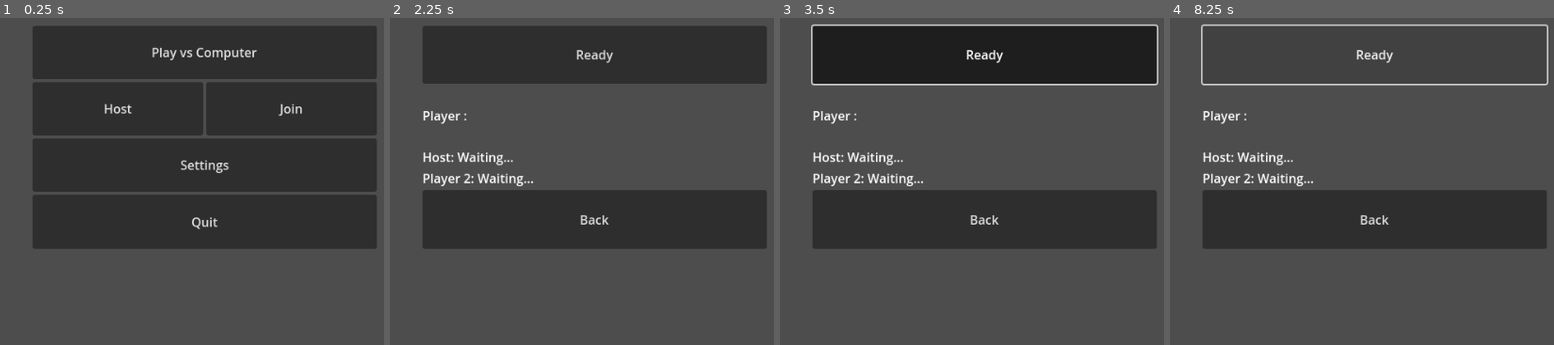
Above: before the commit, frames 1-4 (left to right).
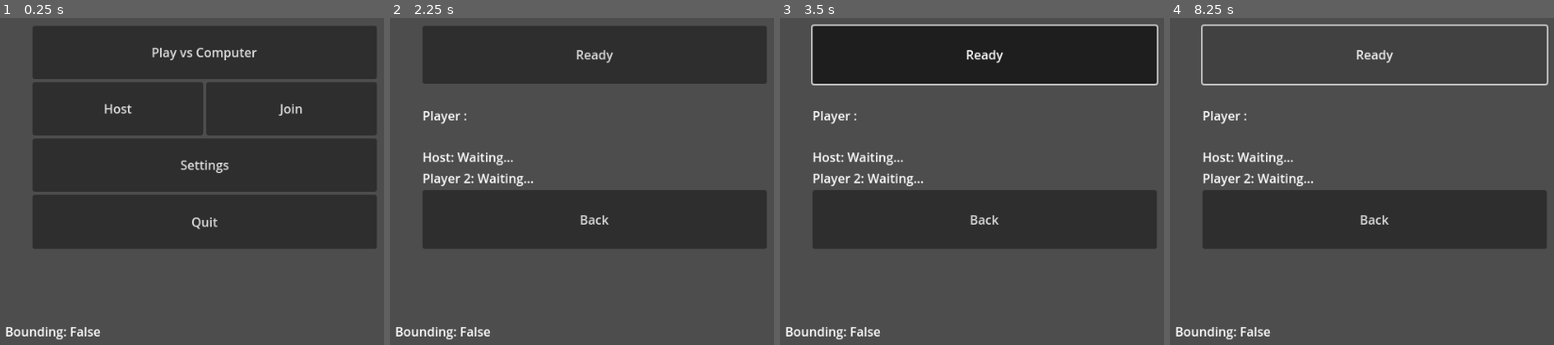
Above: after the commit, the same moments.

Repository: Matty-H/revolvernoir
Game: Godot game, scene res://scenes/start_menu.tscn
The game is run twice, just before and just after one commit, with the same random seed, the same clock (stepped at 60 frames per second) and the same inputs. The engine's default icon, where the game draws it, is replaced by a stand-in: a white triangle on a blue panel in a dark square.
Inputs (mouse positions are in pixels of both pictures, inside the frame that each line leads up to):
- Up to frame 1 (0.25 s): no input
- Up to frame 2 (2.25 s): click "Host" at 0.5 s; click "Back" at 1.25 s; click "Join" at 2 s
- Up to frame 3 (3.5 s): click "Ready" at 2.75 s
- Up to frame 4 (8.25 s): click "Ready" at 3.5 s; click "Ready" at 4.25 s; tap Enter at 5, 6.5, 8 s; move the mouse to (outside the picture) at 5.02 s; tap Space at 5.75, 7.25 s; move the mouse to (outside the picture) at 5.77 s; move the mouse to (outside the picture) at 6.52 s; move the mouse to (1354, 119) at 7.27 s; move the mouse to (1500, 83) at 8.02 s

The runs differ from the first frame. In frame 1, 0.4% of the frame differs, in the area x 1-26%, y 94-99%; in frame 2, 0.4%; in frame 3, 0.4%; in frame 4, 0.4%.
Error before the commit: Invalid call. Nonexistent function 'listen' in base 'PacketPeerUDP'. (res://scenes/lobby.gd:67)
Error after the commit: Invalid access to property or key '0' on a base object of type 'Dictionary'. (res://scenes/server.gd:196)

Commit message:
buggy but auto local peer discovery is working

Diff:
--- a/scenes/lobby.gd
+++ b/scenes/server.gd
@@ -1,25 +1,35 @@
 extends Node
 
-@onready var player_1_label: Label = $Player1
-@onready var player_2_label: Label = $Player2
-@onready var lobby: VBoxContainer = $"."
-@onready var start_menu: VBoxContainer = $"../Start_menu"
-
-var udp_server = PacketPeerUDP.new()
+@onready var server: Node = $"."
+@onready var player_1_label: Label = %Player1
+@onready var player_2_label: Label = %Player2
+@onready var lobby: VBoxContainer = %Lobby
+@onready var start_menu: VBoxContainer = %Start_menu
+@onready var bounding: Label = $Bounding
 
 # Signals
-signal player_connected(peer_id, player_info)
+signal player_connected(peer_id, room_info)
 signal player_disconnected(peer_id)
 signal server_disconnected
+signal found_server
+signal server_removed
 
 # Network Constants
 const PORT = 7000
 const MAX_CONNECTIONS = 2
 
 # Variables
+var broadcastTimer : Timer
+var broadcaster : PacketPeerUDP
+var listener : PacketPeerUDP
+var peer = ENetMultiplayerPeer
+
+@export var listenPort : int = PORT
+@export var broadcastPort : int = listenPort+1
+
 var server_ip = "127.0.0.1"
 var players = {}  # Player info for every connected player
-var player_info = {
+var room_info = {
 	"name": "",
 	"ip_address": "",
 	"is_ready": false
@@ -27,21 +37,56 @@
 var players_loaded = 0
 
 func _process(delta):
-	while udp_server.get_available_packet_count() > 0:
-		var packet = udp_server.get_packet().get_string_from_utf8()
-		var sender_ip = udp_server.get_packet_ip()
-		var sender_port = udp_server.get_packet_port()
-		print("Reçu depuis ", sender_ip, ":", sender_port, " -> ", packet)
-
-		if packet == "ping":
-			udp_server.set_send_address(sender_ip, sender_port)
-			udp_server.put_packet("pong".to_utf8_buffer())
+	if listener.get_available_packet_count() >  0:
+		var serverip = listener.get_packet_ip()
+		var serverport = listener.get_packet_port()
+		var bytes = listener.get_packet()
+		var data = bytes.get_string_from_ascii()
+		var roomInfo = JSON.parse_string(data)
+
+		print("Server Ip: " + serverip + "Server Port: " + str(serverport))
+
 
 func _ready():
-	player_info.ip_address = _get_self_local_ip()
-	player_info.name = _get_name()
+	broadcastTimer = $BroadcastTimer
+
+	listener = PacketPeerUDP.new()
+	if listener.bind(listenPort) == OK:
+		print("Find port to " + str(listenPort))
+		bounding.text = "Bounding: True"
+	else:
+		print("Failed to find")
+		bounding.text = "Bounding: False"
+
+
+
+	room_info.ip_address = _get_self_local_ip()
+	room_info.name = _get_name()
 	_connect_signals()
 	_reset_labels()
+
+func setUpBroadcast():
+	broadcaster = PacketPeerUDP.new()
+	broadcaster.set_broadcast_enabled(true)
+	broadcaster.set_dest_address('192.168.1.255', listenPort)
+	if broadcaster.bind(broadcastPort) == OK:
+		print("Bounded to " + str(broadcastPort))
+	else:
+		print("Failed to bound")
+	$BroadcastTimer.start()
+
+func _on_broadcast_timer_timeout() -> void:
+	print("Currenlty opened server")
+	var data = JSON.stringify(room_info)
+	var packet = data.to_ascii_buffer()
+	broadcaster.put_packet(packet)
+	pass # Replace with function body.
+
+func cleanUpUDP():
+	listener.close()
+	$BroadcastTimer.stop()
+	if broadcaster != null:
+		broadcaster.close()
 
 func _get_name() -> String:
 	# Essaye différentes méthodes pour obtenir le nom de la machine
@@ -56,19 +101,15 @@
 			OS.execute("hostname", [], output)
 		else:  # Linux/Mac
 			OS.execute("hostname", [], output)
-
 		if output.size() > 0:
 			return output[0].strip_edges()
-
 		return "Dummy"
 
 # --- Hosting and Joining Functions ---
 func host_game():
-	udp_server.listen(PORT)
-	print("Serveur en écoute sur le port ", PORT)
 	server_ip = _get_self_local_ip()
-	print("Hosted on ", server_ip)
-	var peer = ENetMultiplayerPeer.new()
+	print("Hosted on ", server_ip +":"+ str(PORT))
+	peer = ENetMultiplayerPeer.new()
 	var error = peer.create_server(PORT, MAX_CONNECTIONS)
 	if error:
 		return error
@@ -76,12 +117,11 @@
 	_add_local_player(1)
 
 func join_game():
-	var address = _find_local_server()
-	#var address = "192.168.1.11"
+	var address = "192.168.1.215"
 	if address.is_empty():
 		print("No server found.")
 		return
-	var peer = ENetMultiplayerPeer.new()
+	peer = ENetMultiplayerPeer.new()
 	var error = peer.create_client(address, PORT)
 	if error != OK:
 		print("Failed to connect to server.")
@@ -90,13 +130,13 @@
 
 # --- Signal Handlers ---
 func _on_player_connected(id):
-	_register_player.rpc_id(id, player_info)
+	_register_player.rpc_id(id, room_info)
 
 @rpc("any_peer", "reliable")
-func _register_player(new_player_info):
+func _register_player(new_room_info):
 	var new_player_id = multiplayer.get_remote_sender_id()
-	players[new_player_id] = new_player_info
-	player_connected.emit(new_player_id, new_player_info)
+	players[new_player_id] = new_room_info
+	player_connected.emit(new_player_id, new_room_info)
 	_update_labels()
 
 func _on_player_disconnected(id):
@@ -119,8 +159,8 @@
 	multiplayer.connection_failed.connect(_on_connected_fail)
 
 func _add_local_player(peer_id):
-	players[peer_id] = player_info
-	player_connected.emit(peer_id, player_info)
+	players[peer_id] = room_info
+	player_connected.emit(peer_id, room_info)
 
 func _update_ready_status(player_id, status):
 	# Met à jour seulement le statut ready dans les labels existants
@@ -135,45 +175,6 @@
 			if address.begins_with("192.168.1."):
 				return address
 	return ""
-
-func _find_local_server() -> String:
-	var base_ip = "192.168.1."
-	var range_start = 10
-	var range_end = 12
-	var port = PORT
-
-	var udp_server = UDPServer.new()
-	udp_server.listen(port)
-
-	for i in range(range_start, range_end + 1):
-		var ip_to_test = base_ip + str(i)
-		print("Test de l'adresse IP : ", ip_to_test)
-
-		# Envoyer un message au serveur à tester
-		var udp_client = PacketPeerUDP.new()
-		udp_client.connect_to_host(ip_to_test, port)
-		udp_client.put_packet("ping".to_utf8_buffer())  # Envoyer un message de test
-
-		# Attendre une réponse du serveur
-		var timeout = 1.0  # Temps maximum pour attendre une réponse (en secondes)
-		var start_time = Time.get_ticks_usec() / 1000  # Utiliser `get_ticks_usec` pour une précision correcte
-		while Time.get_ticks_usec() / 1000 - start_time < timeout * 1000:
-			if udp_server.is_connection_available():
-				var peer = udp_server.take_connection()
-				if peer:
-					var response = peer.get_packet()
-					var response_str = response.get_string_from_utf8()
-					print("Réponse reçue depuis : ", ip_to_test, " - ", response_str)
-					if response_str == "pong":  # Vérifier si la réponse est valide
-						udp_server.close()
-						udp_client.close()
-						return ip_to_test
-
-		udp_client.close()
-
-	print("Aucun serveur trouvé dans la plage.")
-	return ""
-
 
 # --- Game Scene Management ---
 @rpc("call_local", "reliable")
--- a/scenes/start_menu.gd
+++ b/scenes/start_menu.gd
@@ -7,6 +7,7 @@
 @onready var multiplayer_spawner: MultiplayerSpawner = $MultiplayerSpawner
 @onready var host: Button = $Start_menu/HBoxContainer/Host
 @onready var join: Button = $Start_menu/HBoxContainer/Join
+@onready var server: Node = $Server
 
 func _on_play_pressed() -> void:
 	lobby.visible = false
@@ -23,18 +24,20 @@
 func _on_host_pressed() -> void:
 	start_menu.visible = false
 	lobby.visible = true
-	lobby.host_game()
+	server.host_game()
+	server.setUpBroadcast()
 
 func _on_join_pressed():
 	start_menu.visible = false
 	lobby.visible = true
-	lobby.join_game()
+	server.join_game()
 
 func _on_back_pressed() -> void:
-	lobby.leave_lobby()
+	server.leave_lobby()
+	server.cleanUpUDP()
 
 func _on_ready_pressed() -> void:
-	lobby.player_ready()
+	server.player_ready()
 	#lobby.print_hello.rpc()
 
 @rpc("any_peer")
--- a/scenes/start_menu.tscn
+++ b/scenes/start_menu.tscn
@@ -2,7 +2,7 @@
 
 [ext_resource type="Script" path="res://scenes/start_menu.gd" id="1_vt67u"]
 [ext_resource type="PackedScene" uid="uid://d1j2gpd63dy0y" path="res://scenes/player.tscn" id="2_gc6ul"]
-[ext_resource type="Script" path="res://scenes/lobby.gd" id="3_h56wk"]
+[ext_resource type="Script" path="res://scenes/server.gd" id="3_uw48u"]
 
 [node name="Control" type="Control"]
 layout_mode = 3
@@ -14,6 +14,18 @@
 script = ExtResource("1_vt67u")
 player_scene = ExtResource("2_gc6ul")
 
+[node name="Server" type="Node" parent="."]
+script = ExtResource("3_uw48u")
+
+[node name="BroadcastTimer" type="Timer" parent="Server"]
+
+[node name="Bounding" type="Label" parent="Server"]
+offset_left = 15.0
+offset_top = 931.0
+offset_right = 98.0
+offset_bottom = 954.0
+text = "Bounding: "
+
 [node name="MultiplayerSpawner" type="MultiplayerSpawner" parent="."]
 _spawnable_scenes = PackedStringArray("res://scenes/interface.tscn")
 spawn_path = NodePath("../level")
@@ -22,6 +34,7 @@
 anchors_preset = 0
 
 [node name="Start_menu" type="VBoxContainer" parent="."]
+unique_name_in_owner = true
 layout_mode = 1
 anchors_preset = 12
 anchor_top = 1.0
@@ -44,26 +57,31 @@
 size_flags_vertical = 3
 
 [node name="Host" type="Button" parent="Start_menu/HBoxContainer"]
+unique_name_in_owner = true
 layout_mode = 2
 size_flags_horizontal = 3
 text = "Host"
 
 [node name="Join" type="Button" parent="Start_menu/HBoxContainer"]
+unique_name_in_owner = true
 layout_mode = 2
 size_flags_horizontal = 3
 text = "Join"
 
 [node name="Settings" type="Button" parent="Start_menu"]
+unique_name_in_owner = true
 layout_mode = 2
 size_flags_vertical = 3
 text = "Settings"
 
 [node name="Quit" type="Button" parent="Start_menu"]
+unique_name_in_owner = true
 layout_mode = 2
 size_flags_vertical = 3
 text = "Quit"
 
 [node name="Lobby" type="VBoxContainer" parent="."]
+unique_name_in_owner = true
 visible = false
 layout_mode = 1
 anchors_preset = 12
@@ -76,7 +94,6 @@
 offset_bottom = -123.0
 grow_horizontal = 2
 grow_vertical = 0
-script = ExtResource("3_h56wk")
 
 [node name="Ready" type="Button" parent="Lobby"]
 layout_mode = 2
@@ -90,9 +107,11 @@
 text = "Player :"
 
 [node name="Player1" type="Label" parent="Lobby"]
+unique_name_in_owner = true
 layout_mode = 2
 
 [node name="Player2" type="Label" parent="Lobby"]
+unique_name_in_owner = true
 layout_mode = 2
 
 [node name="Back" type="Button" parent="Lobby"]
@@ -100,6 +119,7 @@
 size_flags_vertical = 3
 text = "Back"
 
+[connection signal="timeout" from="Server/BroadcastTimer" to="Server" method="_on_broadcast_timer_timeout"]
 [connection signal="pressed" from="Start_menu/Play" to="." method="_on_play_pressed"]
 [connection signal="pressed" from="Start_menu/HBoxContainer/Host" to="." method="_on_host_pressed"]
 [connection signal="pressed" from="Start_menu/HBoxContainer/Join" to="." method="_on_join_pressed"]
